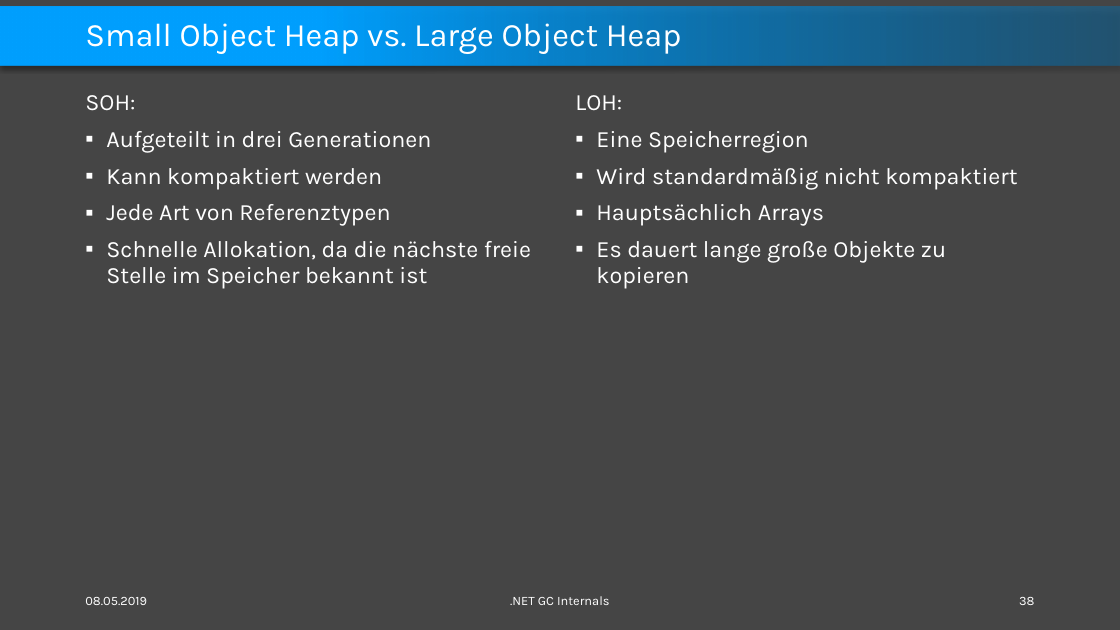
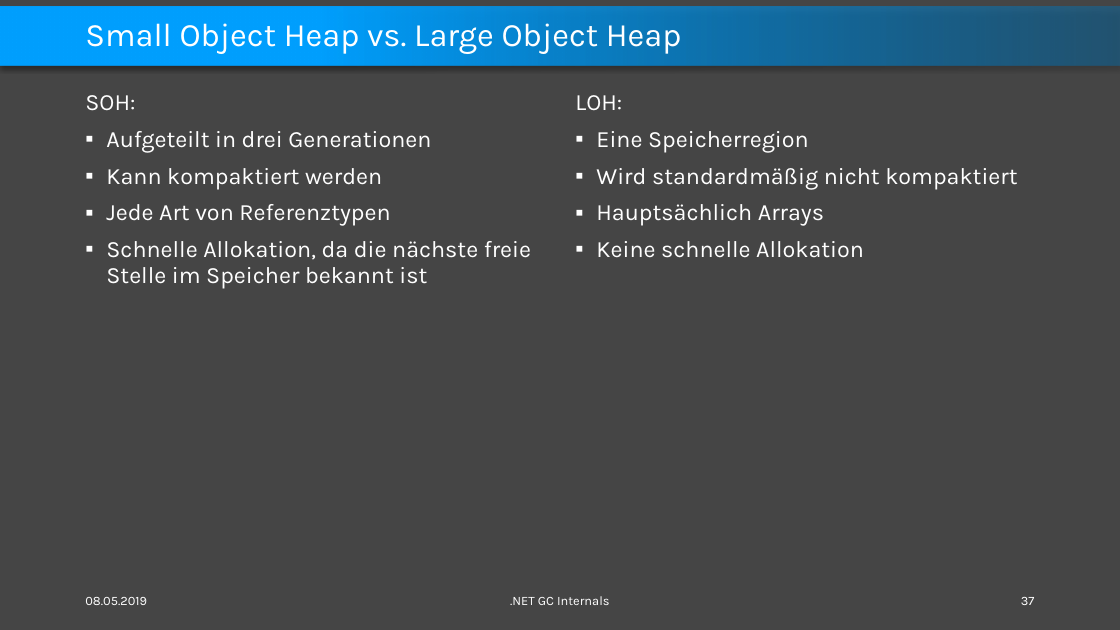
Before and after one commit to feO2x/DotnetGCInternals, a slide deck: slide 37 of Dotnet GC Internals.pptx (slide 38 before the commit). Drawn at 1120x630 pixels with LibreOffice and Linux fonts; fonts in the diff are those of the drawing. Boxes give left, top, right and bottom in pixels: in the first picture for what was removed or moved away, otherwise in the second. Text is boxed around its words. In the diff, an @@ line names an element or a change of style, - is before the commit and + after.

```diff
--- a/Dotnet GC Internals.pptx
+++ b/Dotnet GC Internals.pptx
@@ text at [596,241,864,258]: text changed @@
-▪ Es dauert lange große Objekte zu kopieren
+▪ Keine schnelle Allokation
@@ page number at [1021,597,1035,605]: text changed @@
-38
+37
```
Also in this commit, not shown: 10 other slides changed, 12 slides added.
